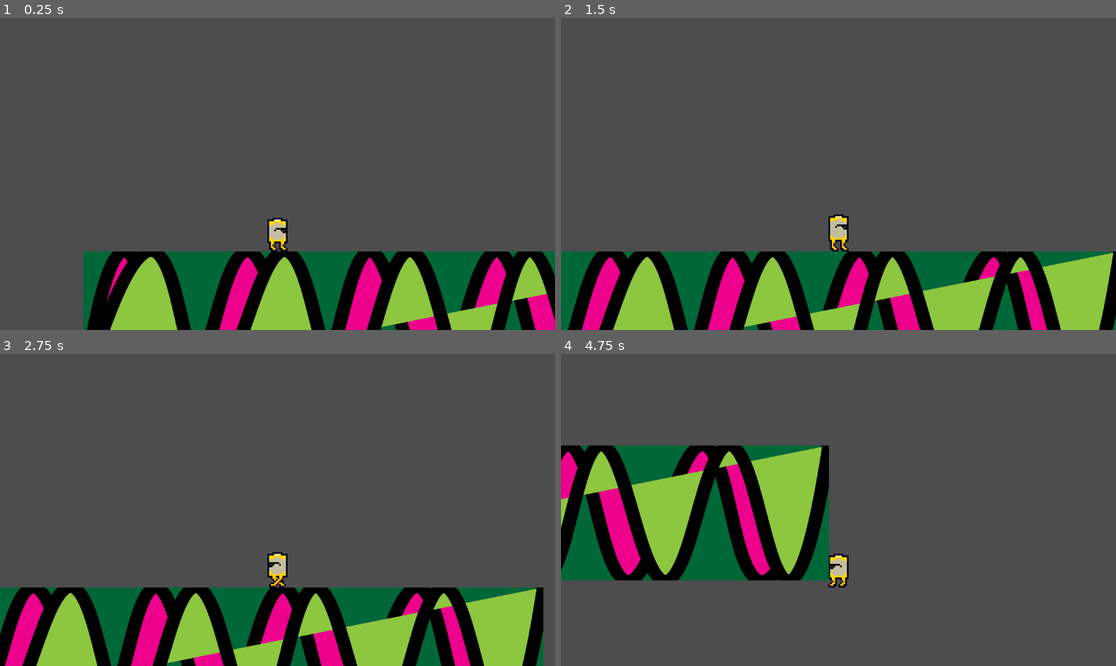
Above: before the commit, frames 1-4 (two rows, left to right).
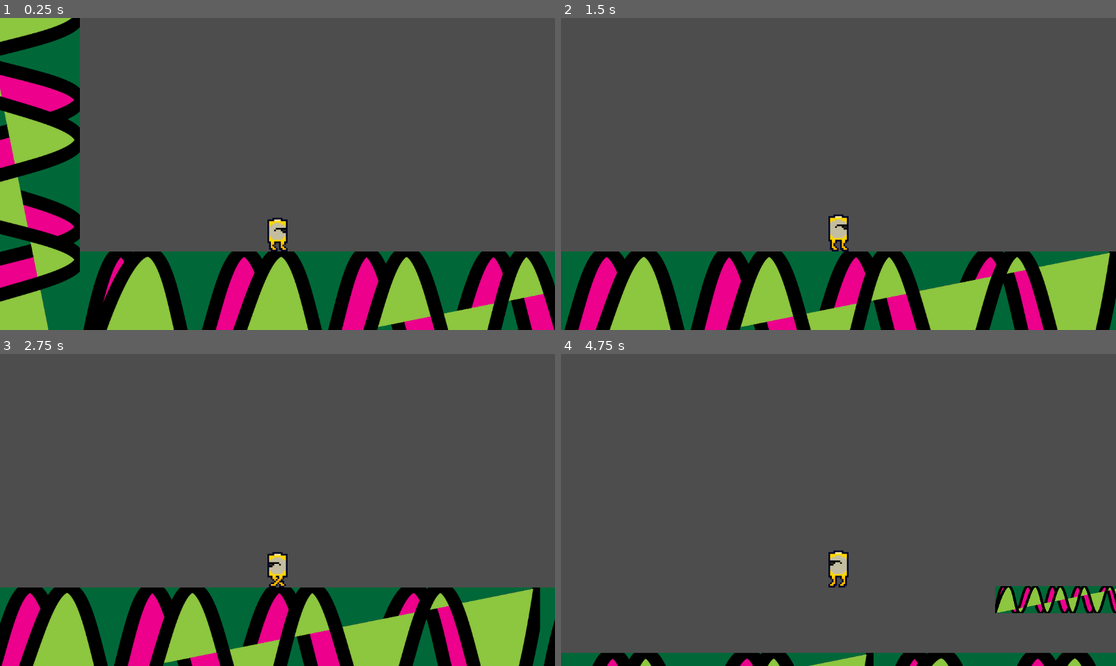
Above: after the commit, the same moments.

Repository: Tore-Forsberg/Godot-platformer
Game: Godot game, scene res://world.tscn
The game is run twice, just before and just after one commit, with the same random seed, the same clock (stepped at 60 frames per second) and the same inputs.
Inputs:
- Up to frame 1 (0.25 s): no input
- Up to frame 2 (1.5 s): hold Right (move_right) from 0.53 s (still down); tap Space (jump) at 0.77 s
- Up to frame 3 (2.75 s): tap Space (jump) at 1.52 s; release Right (move_right) at 2.03 s; hold Left (move_left) from 2.03 s (still down)
- Up to frame 4 (4.75 s): release Left (move_left) at 2.78 s; hold Right (move_right) 2.78-4.28 s; tap Space (jump) at 3.02, 3.77, 4.52 s; hold Left (move_left) from 4.28 s (still down)

The runs differ from the first frame. In frame 1, 19% of the frame differs, in the area x 0-100%, y 0-100%; in frame 2, 4.7%; in frame 3, 5.2%; in frame 4, 27%, in the area x 0-100%, y 29-100%.

Commit message:
Create a stage used for testing the games mechanics

Diff:
--- /dev/null
+++ b/test_stage.tscn
@@ -0,0 +1,314 @@
+[gd_scene load_steps=3 format=3 uid="uid://bmqwmncxmcdyr"]
+
+[ext_resource type="Texture2D" uid="uid://cc2vvdt0noy6u" path="res://sprites/platformPlaceholder.svg" id="1_j5e3v"]
+
+[sub_resource type="RectangleShape2D" id="RectangleShape2D_vof1e"]
+size = Vector2(2000, 400)
+
+[node name="testStage" type="Node2D"]
+
+[node name="platform" type="StaticBody2D" parent="."]
+
+[node name="PlatformPlaceholder" type="Sprite2D" parent="platform"]
+position = Vector2(550, 823)
+scale = Vector2(1, 0.8)
+texture = ExtResource("1_j5e3v")
+
+[node name="CollisionShape2D" type="CollisionShape2D" parent="platform"]
+position = Vector2(550, 823)
+shape = SubResource("RectangleShape2D_vof1e")
+
+[node name="platform2" type="StaticBody2D" parent="."]
+position = Vector2(2000, 0)
+
+[node name="PlatformPlaceholder" type="Sprite2D" parent="platform2"]
+position = Vector2(550, 823)
+scale = Vector2(1, 0.8)
+texture = ExtResource("1_j5e3v")
+
+[node name="CollisionShape2D" type="CollisionShape2D" parent="platform2"]
+position = Vector2(550, 823)
+shape = SubResource("RectangleShape2D_vof1e")
+
+[node name="platform3" type="StaticBody2D" parent="."]
+position = Vector2(2000, 400)
+
+[node name="PlatformPlaceholder" type="Sprite2D" parent="platform3"]
+position = Vector2(550, 823)
+scale = Vector2(1, 0.8)
+texture = ExtResource("1_j5e3v")
+
+[node name="CollisionShape2D" type="CollisionShape2D" parent="platform3"]
+position = Vector2(550, 823)
+shape = SubResource("RectangleShape2D_vof1e")
+
+[node name="platform4" type="StaticBody2D" parent="."]
+position = Vector2(4000, 400)
+
+[node name="PlatformPlaceholder" type="Sprite2D" parent="platform4"]
+position = Vector2(550, 823)
+scale = Vector2(1, 0.8)
+texture = ExtResource("1_j5e3v")
+
+[node name="CollisionShape2D" type="CollisionShape2D" parent="platform4"]
+position = Vector2(548, 823)
+shape = SubResource("RectangleShape2D_vof1e")
+
+[node name="platform5" type="StaticBody2D" parent="."]
+position = Vector2(6000, 400)
+
+[node name="PlatformPlaceholder" type="Sprite2D" parent="platform5"]
+position = Vector2(550, 823)
+scale = Vector2(1, 0.8)
+texture = ExtResource("1_j5e3v")
+
+[node name="CollisionShape2D" type="CollisionShape2D" parent="platform5"]
+position = Vector2(548, 823)
+shape = SubResource("RectangleShape2D_vof1e")
+
+[node name="platform6" type="StaticBody2D" parent="."]
+position = Vector2(6000, 0)
+
+[node name="PlatformPlaceholder" type="Sprite2D" parent="platform6"]
+position = Vector2(550, 823)
+scale = Vector2(1, 0.8)
+texture = ExtResource("1_j5e3v")
+
+[node name="CollisionShape2D" type="CollisionShape2D" parent="platform6"]
+position = Vector2(548, 823)
+shape = SubResource("RectangleShape2D_vof1e")
+
+[node name="platform7" type="StaticBody2D" parent="."]
+position = Vector2(4450, 818)
+scale = Vector2(0.2, 0.2)
+
+[node name="PlatformPlaceholder" type="Sprite2D" parent="platform7"]
+position = Vector2(550, 823)
+scale = Vector2(1, 0.8)
+texture = ExtResource("1_j5e3v")
+
+[node name="CollisionShape2D" type="CollisionShape2D" parent="platform7"]
+position = Vector2(548, 823)
+shape = SubResource("RectangleShape2D_vof1e")
+
+[node name="platform8" type="StaticBody2D" parent="."]
+position = Vector2(5000, 700)
+scale = Vector2(0.2, 0.2)
+
+[node name="PlatformPlaceholder" type="Sprite2D" parent="platform8"]
+position = Vector2(550, 823)
+scale = Vector2(1, 0.8)
+texture = ExtResource("1_j5e3v")
+
+[node name="CollisionShape2D" type="CollisionShape2D" parent="platform8"]
+position = Vector2(548, 823)
+shape = SubResource("RectangleShape2D_vof1e")
+
+[node name="platform9" type="StaticBody2D" parent="."]
+position = Vector2(3900, 700)
+scale = Vector2(0.2, 0.2)
+
+[node name="PlatformPlaceholder" type="Sprite2D" parent="platform9"]
+position = Vector2(550, 823)
+scale = Vector2(1, 0.8)
+texture = ExtResource("1_j5e3v")
+
+[node name="CollisionShape2D" type="CollisionShape2D" parent="platform9"]
+position = Vector2(548, 823)
+shape = SubResource("RectangleShape2D_vof1e")
+
+[node name="platform10" type="StaticBody2D" parent="."]
+position = Vector2(2000, 300)
+scale = Vector2(0.2, 0.2)
+
+[node name="PlatformPlaceholder" type="Sprite2D" parent="platform10"]
+position = Vector2(550, 823)
+scale = Vector2(1, 0.8)
+texture = ExtResource("1_j5e3v")
+
+[node name="CollisionShape2D" type="CollisionShape2D" parent="platform10"]
+position = Vector2(548, 823)
+shape = SubResource("RectangleShape2D_vof1e")
+
+[node name="platform11" type="StaticBody2D" parent="."]
+position = Vector2(2500, 100)
+scale = Vector2(0.2, 0.2)
+
+[node name="PlatformPlaceholder" type="Sprite2D" parent="platform11"]
+position = Vector2(550, 823)
+scale = Vector2(1, 0.8)
+texture = ExtResource("1_j5e3v")
+
+[node name="CollisionShape2D" type="CollisionShape2D" parent="platform11"]
+position = Vector2(548, 823)
+shape = SubResource("RectangleShape2D_vof1e")
+
+[node name="platform12" type="StaticBody2D" parent="."]
+position = Vector2(2000, -1300)
+
+[node name="PlatformPlaceholder" type="Sprite2D" parent="platform12"]
+position = Vector2(550, 823)
+scale = Vector2(1, 0.8)
+texture = ExtResource("1_j5e3v")
+
+[node name="CollisionShape2D" type="CollisionShape2D" parent="platform12"]
+position = Vector2(548, 823)
+shape = SubResource("RectangleShape2D_vof1e")
+
+[node name="platform13" type="StaticBody2D" parent="."]
+position = Vector2(0, -1300)
+
+[node name="PlatformPlaceholder" type="Sprite2D" parent="platform13"]
+position = Vector2(550, 823)
+scale = Vector2(1, 0.8)
+texture = ExtResource("1_j5e3v")
+
+[node name="CollisionShape2D" type="CollisionShape2D" parent="platform13"]
+position = Vector2(550, 823)
+shape = SubResource("RectangleShape2D_vof1e")
+
+[node name="platform14" type="StaticBody2D" parent="."]
+position = Vector2(4000, -1300)
+
+[node name="PlatformPlaceholder" type="Sprite2D" parent="platform14"]
+position = Vector2(550, 823)
+scale = Vector2(1, 0.8)
+texture = ExtResource("1_j5e3v")
+
+[node name="CollisionShape2D" type="CollisionShape2D" parent="platform14"]
+position = Vector2(548, 823)
+shape = SubResource("RectangleShape2D_vof1e")
+
+[node name="platform15" type="StaticBody2D" parent="."]
+position = Vector2(6000, -1300)
+
+[node name="PlatformPlaceholder" type="Sprite2D" parent="platform15"]
+position = Vector2(550, 823)
+scale = Vector2(1, 0.8)
+texture = ExtResource("1_j5e3v")
+
+[node name="CollisionShape2D" type="CollisionShape2D" parent="platform15"]
+position = Vector2(548, 823)
+shape = SubResource("RectangleShape2D_vof1e")
+
+[node name="platform16" type="StaticBody2D" parent="."]
+position = Vector2(0, 400)
+
+[node name="PlatformPlaceholder" type="Sprite2D" parent="platform16"]
+position = Vector2(550, 823)
+scale = Vector2(1, 0.8)
+texture = ExtResource("1_j5e3v")
+
+[node name="CollisionShape2D" type="CollisionShape2D" parent="platform16"]
+position = Vector2(550, 823)
+shape = SubResource("RectangleShape2D_vof1e")
+
+[node name="platform17" type="StaticBody2D" parent="."]
+position = Vector2(2000, 800)
+
+[node name="PlatformPlaceholder" type="Sprite2D" parent="platform17"]
+position = Vector2(550, 823)
+scale = Vector2(1, 0.8)
+texture = ExtResource("1_j5e3v")
+
+[node name="CollisionShape2D" type="CollisionShape2D" parent="platform17"]
+position = Vector2(550, 823)
+shape = SubResource("RectangleShape2D_vof1e")
+
+[node name="platform18" type="StaticBody2D" parent="."]
+position = Vector2(4000, 800)
+
+[node name="PlatformPlaceholder" type="Sprite2D" parent="platform18"]
+position = Vector2(550, 823)
+scale = Vector2(1, 0.8)
+texture = ExtResource("1_j5e3v")
+
+[node name="CollisionShape2D" type="CollisionShape2D" parent="platform18"]
+position = Vector2(550, 823)
+shape = SubResource("RectangleShape2D_vof1e")
+
+[node name="platform19" type="StaticBody2D" parent="."]
+position = Vector2(6000, 800)
+
+[node name="PlatformPlaceholder" type="Sprite2D" parent="platform19"]
+position = Vector2(550, 823)
+scale = Vector2(1, 0.8)
+texture = ExtResource("1_j5e3v")
+
+[node name="CollisionShape2D" type="CollisionShape2D" parent="platform19"]
+position = Vector2(550, 823)
+shape = SubResource("RectangleShape2D_vof1e")
+
+[node name="platform20" type="StaticBody2D" parent="."]
+position = Vector2(173, -227)
+rotation = 1.5708
+
+[node name="PlatformPlaceholder" type="Sprite2D" parent="platform20"]
+position = Vector2(550, 823)
+scale = Vector2(1, 0.8)
+texture = ExtResource("1_j5e3v")
+
+[node name="CollisionShape2D" type="CollisionShape2D" parent="platform20"]
+position = Vector2(550, 823)
+shape = SubResource("RectangleShape2D_vof1e")
+
+[node name="platform21" type="StaticBody2D" parent="."]
+position = Vector2(8571, -227)
+rotation = 1.5708
+
+[node name="PlatformPlaceholder" type="Sprite2D" parent="platform21"]
+position = Vector2(550, 823)
+scale = Vector2(1, 0.8)
+texture = ExtResource("1_j5e3v")
+
+[node name="CollisionShape2D" type="CollisionShape2D" parent="platform21"]
+position = Vector2(550, 823)
+shape = SubResource("RectangleShape2D_vof1e")
+
+[node name="platform22" type="StaticBody2D" parent="."]
+position = Vector2(2000, -1700)
+
+[node name="PlatformPlaceholder" type="Sprite2D" parent="platform22"]
+position = Vector2(550, 823)
+scale = Vector2(1, 0.8)
+texture = ExtResource("1_j5e3v")
+
+[node name="CollisionShape2D" type="CollisionShape2D" parent="platform22"]
+position = Vector2(548, 823)
+shape = SubResource("RectangleShape2D_vof1e")
+
+[node name="platform23" type="StaticBody2D" parent="."]
+position = Vector2(0, -1700)
+
+[node name="PlatformPlaceholder" type="Sprite2D" parent="platform23"]
+position = Vector2(550, 823)
+scale = Vector2(1, 0.8)
+texture = ExtResource("1_j5e3v")
+
+[node name="CollisionShape2D" type="CollisionShape2D" parent="platform23"]
+position = Vector2(550, 823)
+shape = SubResource("RectangleShape2D_vof1e")
+
+[node name="platform24" type="StaticBody2D" parent="."]
+position = Vector2(4000, -1700)
+
+[node name="PlatformPlaceholder" type="Sprite2D" parent="platform24"]
+position = Vector2(550, 823)
+scale = Vector2(1, 0.8)
+texture = ExtResource("1_j5e3v")
+
+[node name="CollisionShape2D" type="CollisionShape2D" parent="platform24"]
+position = Vector2(548, 823)
+shape = SubResource("RectangleShape2D_vof1e")
+
+[node name="platform25" type="StaticBody2D" parent="."]
+position = Vector2(6000, -1700)
+
+[node name="PlatformPlaceholder" type="Sprite2D" parent="platform25"]
+position = Vector2(550, 823)
+scale = Vector2(1, 0.8)
+texture = ExtResource("1_j5e3v")
+
+[node name="CollisionShape2D" type="CollisionShape2D" parent="platform25"]
+position = Vector2(548, 823)
+shape = SubResource("RectangleShape2D_vof1e")
--- a/world.tscn
+++ b/world.tscn
@@ -1,24 +1,11 @@
-[gd_scene load_steps=4 format=3 uid="uid://bcjv05mmsffk4"]
+[gd_scene load_steps=3 format=3 uid="uid://bcjv05mmsffk4"]
 
 [ext_resource type="PackedScene" uid="uid://hyu7sb1hitr3" path="res://player.tscn" id="1_g2j18"]
-[ext_resource type="Texture2D" uid="uid://cc2vvdt0noy6u" path="res://sprites/platformPlaceholder.svg" id="2_kcq7t"]
-
-[sub_resource type="RectangleShape2D" id="RectangleShape2D_qnukc"]
-size = Vector2(2000, 400)
+[ext_resource type="PackedScene" uid="uid://bmqwmncxmcdyr" path="res://test_stage.tscn" id="2_82iuc"]
 
 [node name="World" type="Node2D"]
 
 [node name="Player" parent="." instance=ExtResource("1_g2j18")]
 position = Vector2(136, 512)
 
-[node name="platform" type="StaticBody2D" parent="."]
-position = Vector2(10, 0)
-
-[node name="PlatformPlaceholder" type="Sprite2D" parent="platform"]
-position = Vector2(550, 823)
-scale = Vector2(1, 0.8)
-texture = ExtResource("2_kcq7t")
-
-[node name="CollisionShape2D" type="CollisionShape2D" parent="platform"]
-position = Vector2(548, 823)
-shape = SubResource("RectangleShape2D_qnukc")
+[node name="testStage" parent="." instance=ExtResource("2_82iuc")]
